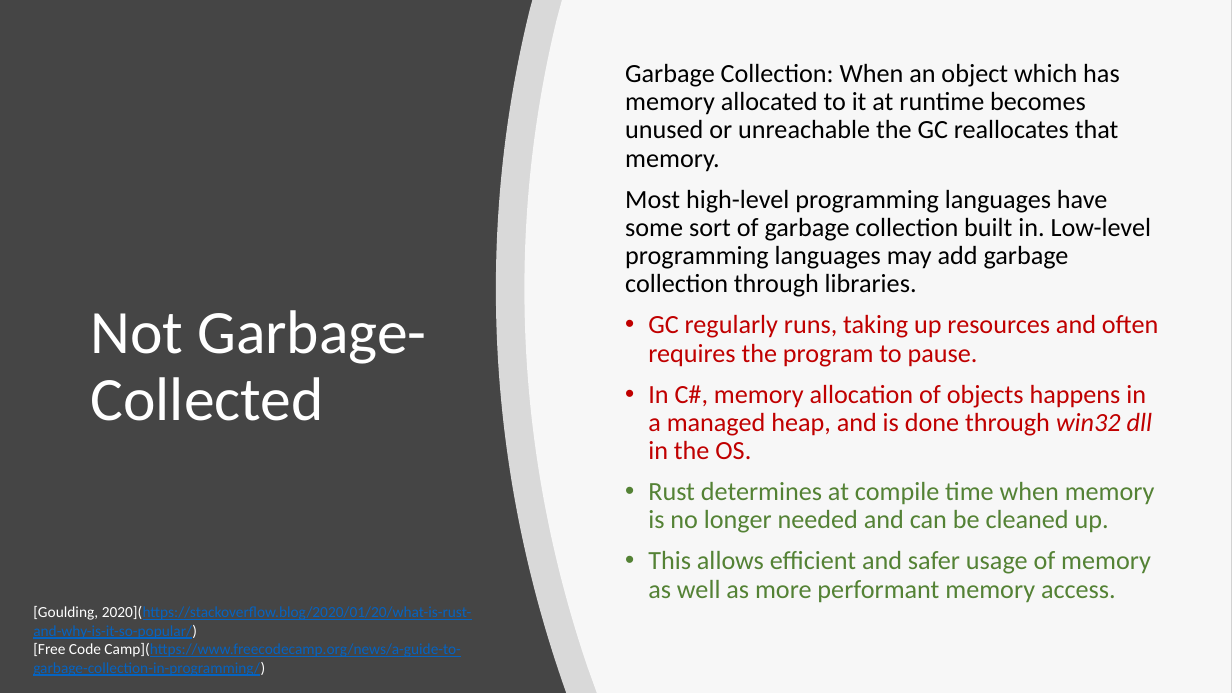
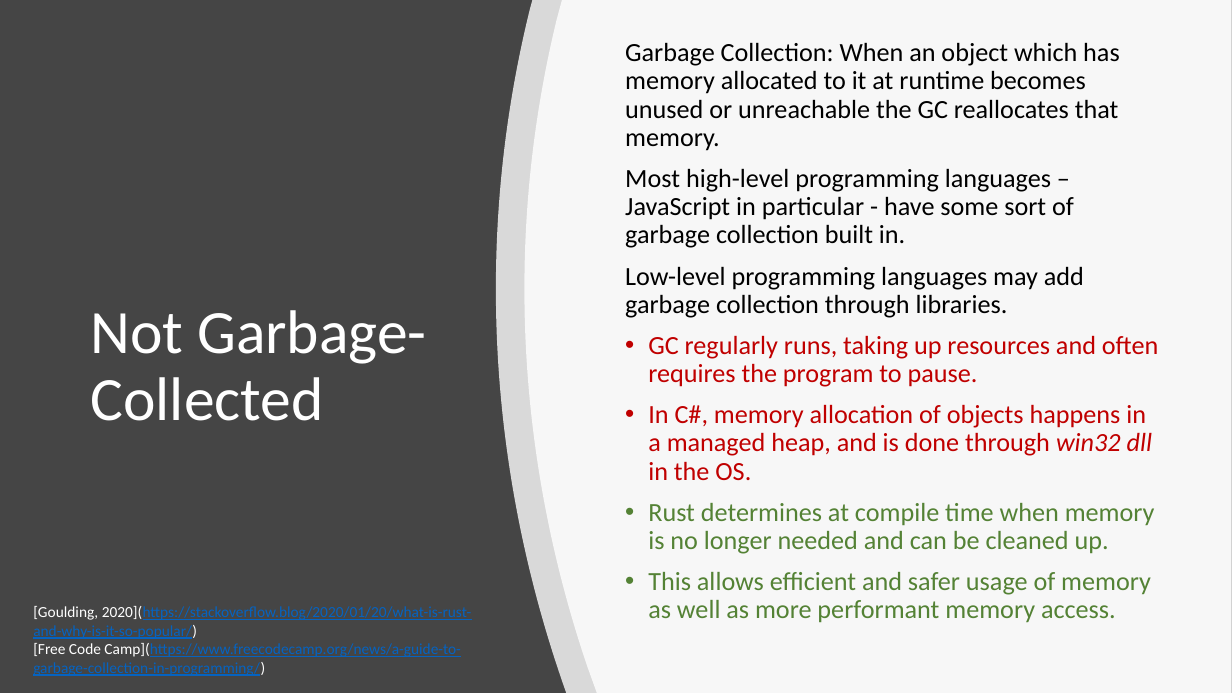
Before and after one commit to ctrachte/Rust-Tutorials, a slide deck: slide 5 of RustIntro.pptx (slide 6 before the commit). Drawn at 1232x693 pixels with LibreOffice and Linux fonts; fonts in the diff are those of the drawing. Boxes give left, top, right and bottom in pixels: in the first picture for what was removed or moved away, otherwise in the second. Text is boxed around its words. In the diff, an @@ line names an element or a change of style, - is before the commit and + after.

```diff
--- a/RustIntro.pptx
+++ b/RustIntro.pptx
@@ text at [625, 168, 1084, 318]: text changed @@
-Most high-level programming languages have some sort of garbage collection built in. Low-level programming languages may add garbage collection through libraries.
+Most high-level programming languages – JavaScript in particular - have some sort of garbage collection built in.
+Low-level programming languages may add garbage collection through libraries.
```
Also in this commit, not shown: 2 other slides changed, 1 slide removed, 1 other file.
